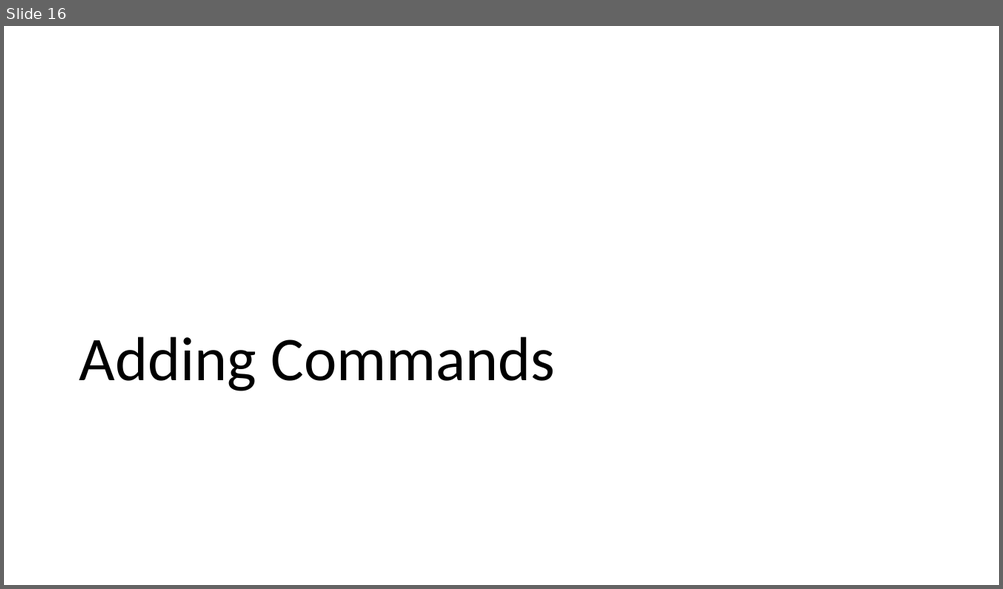
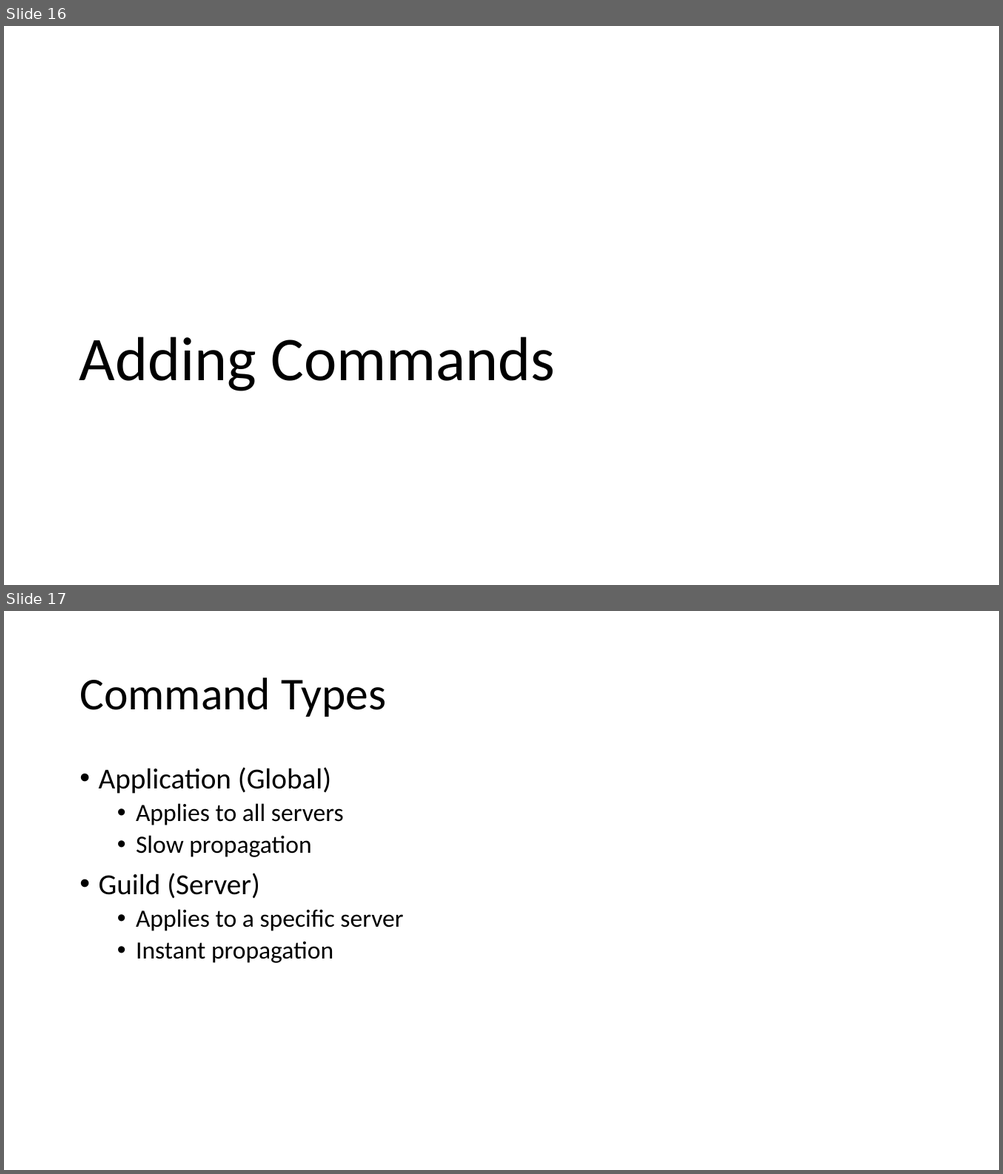
Before and after one commit to ThePoShWolf/Sessions, a slide deck: 2023-04-26 - Building a serverless Discord bot/PowerShell Summit 2023 - Serverless Discord bot.pptx. Shown one above the other, each under a label of ours: slide 16 before the commit, slides 16 and 17 after it. The pictures are 1003x589 and 1003x1174 pixels, drawn with LibreOffice and Linux fonts; fonts in the diff are those of the drawing; background and template pictures are left out. Boxes give left, top, right and bottom in pixels: in the first picture for what was removed or moved away, otherwise in the second. Text is boxed around its words. In the diff, an @@ line names an element or a change of style, - is before the commit and + after.

Commit message:
adding slide about command types

```diff
--- a/2023-04-26 - Building a serverless Discord bot/PowerShell Summit 2023 - Serverless Discord bot.pptx
+++ b/2023-04-26 - Building a serverless Discord bot/PowerShell Summit 2023 - Serverless Discord bot.pptx
@@ slide 17 added at (x1=4, y1=611, x2=999, y2=1170), background picture (left out) @@
@@ title added at (x1=79, y1=678, x2=386, y2=717), 44 pt, text #000000 @@
+Command Types
@@ text added at (x1=99, y1=767, x2=403, y2=963), 24 pt, text #000000 @@
+• Application (Global)
+  • Applies to all servers
+  • Slow propagation
+• Guild (Server)
+  • Applies to a specific server
+  • Instant propagation
```
